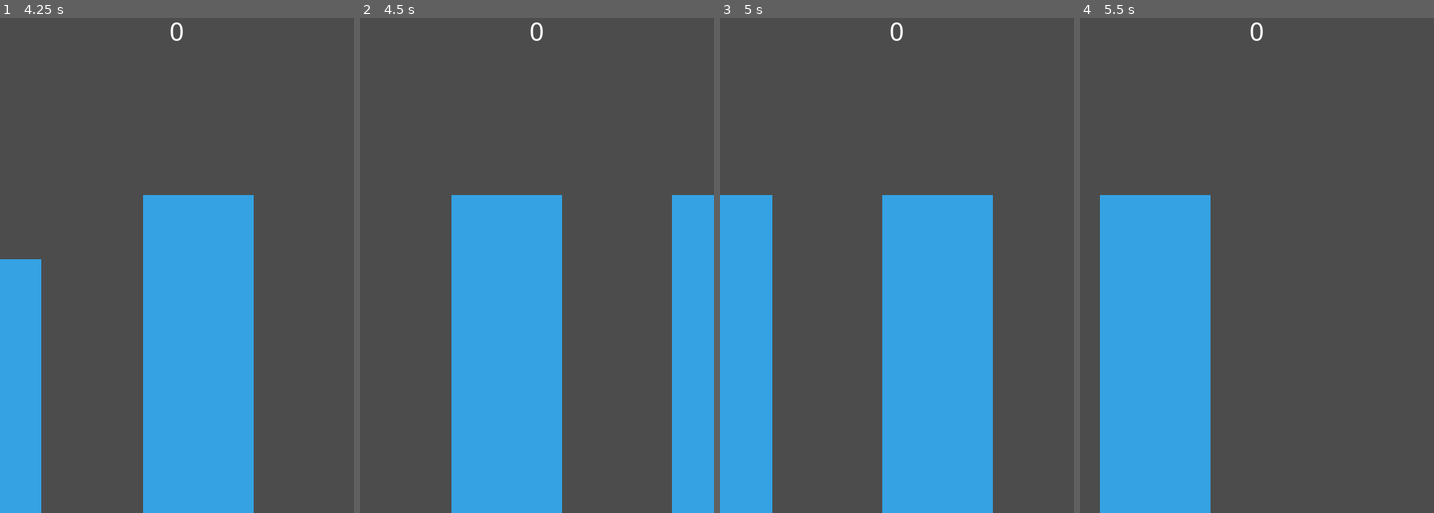
Above: before the commit, frames 1-4 (left to right).
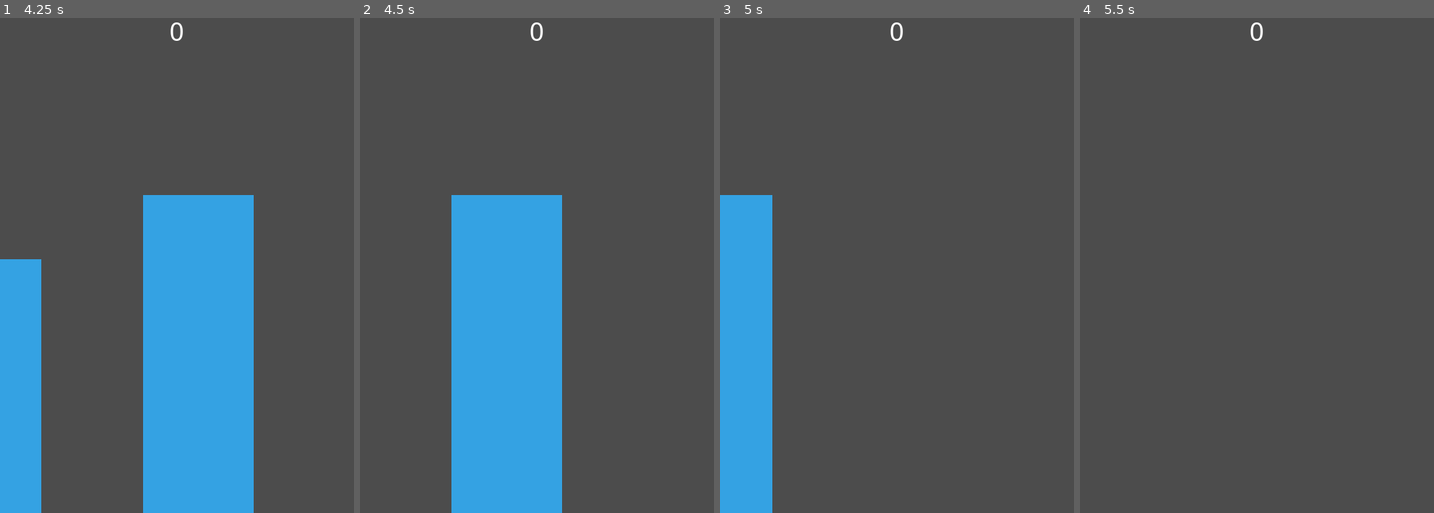
Above: after the commit, the same moments.

Repository: zMenta/Godot-Projects
Game: Godot game, scene res://Scenes/Main.tscn
The game is run twice, just before and just after one commit, with the same random seed, the same clock (stepped at 60 frames per second) and the same inputs.
Inputs (mouse positions are in pixels of both pictures, inside the frame that each line leads up to):
- Up to frame 1 (4.25 s): move the mouse to (254, 220) at 0.52 s; press the mouse at (254, 220) at 0.53 s; move the mouse to (106, 275) at 1.27 s; release the mouse at (106, 275) at 1.28 s; click (106, 275) at 1.35 s; move the mouse to (212, 131) at 2.02 s; press the mouse at (212, 131) at 2.03 s; move the mouse to (159, 354) at 2.77 s; release the mouse at (159, 354) at 2.78 s; click (159, 354) at 2.85 s; move the mouse to (283, 324) at 3.52 s; press the mouse at (283, 324) at 3.53 s
- Up to frame 2 (4.5 s): move the mouse to (430, 166) at 4.27 s; release the mouse at (430, 166) at 4.28 s; click (430, 166) at 4.35 s
- Up to frame 3 (5 s): no input
- Up to frame 4 (5.5 s): move the mouse to (1274, 245) at 5.02 s; press the mouse at (1274, 245) at 5.03 s

Frame 1 is identical in both runs. In frame 2, 7.6% of the frame differs, in the area x 88-100%, y 35-100%; in frame 3, 20%, in the area x 45-78%, y 35-100%; in frame 4, 20%.

Commit message:
CQ | Removing not seen blocks

Diff:
--- a/Compidi's Quest/Scenes/Block.tscn
+++ b/Compidi's Quest/Scenes/Block.tscn
@@ -35,4 +35,8 @@
 position = Vector2( 75, -5 )
 shape = SubResource( 2 )
 
+[node name="VisibilityNotifier2D" type="VisibilityNotifier2D" parent="."]
+rect = Rect2( 0, 0, 150, 20 )
+
 [connection signal="body_entered" from="Area2D" to="." method="_on_Area2D_body_entered"]
+[connection signal="screen_exited" from="VisibilityNotifier2D" to="." method="_on_VisibilityNotifier2D_screen_exited"]
--- a/Compidi's Quest/Scripts/Block.gd
+++ b/Compidi's Quest/Scripts/Block.gd
@@ -28,3 +28,7 @@
 	if $Area2D.overlaps_body(body) and is_point_obtainable == true:
 		emit_signal("point_made")
 		is_point_obtainable = false
+
+
+func _on_VisibilityNotifier2D_screen_exited():
+	queue_free()
